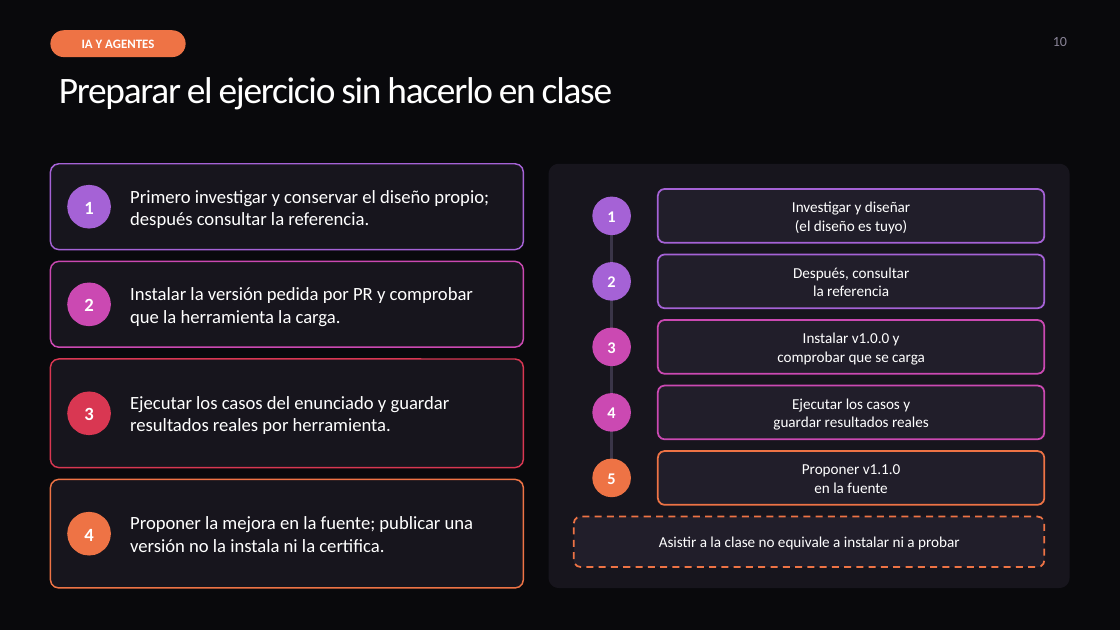
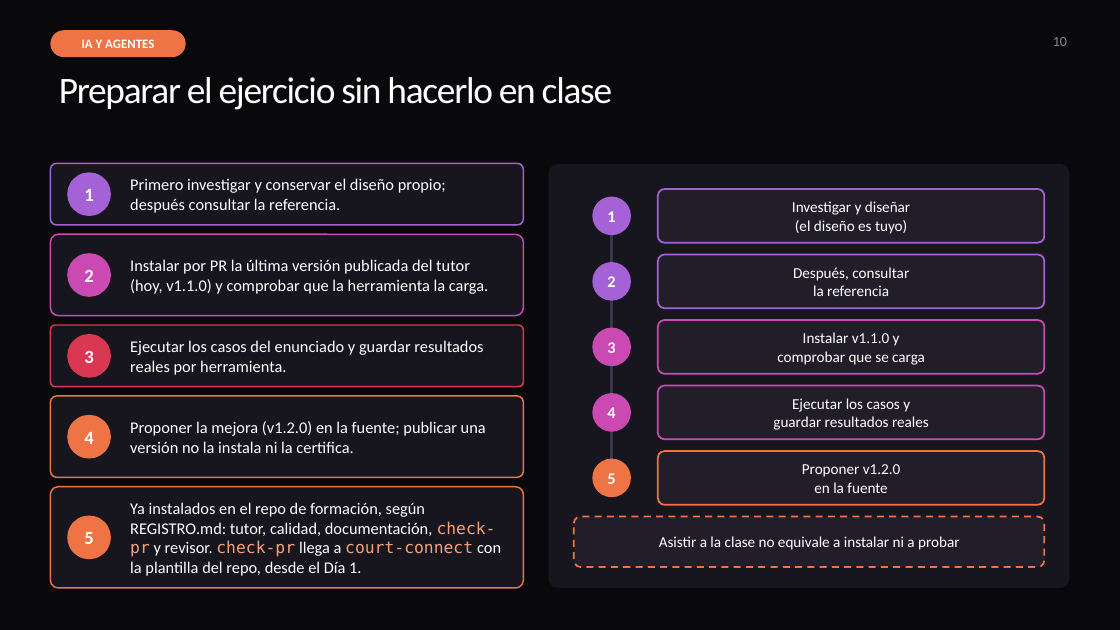
Before and after one commit to ybenzina/formacion-dotnet-junior, a slide deck: slide 10 of docs/masterclasses/masterclass-ai-agents.pptx. Drawn at 1120x630 pixels with LibreOffice and Linux fonts; fonts in the diff are those of the drawing. Boxes give left, top, right and bottom in pixels: in the first picture for what was removed or moved away, otherwise in the second. Text is boxed around its words. In the diff, an @@ line names an element or a change of style, - is before the commit and + after.

```diff
--- a/docs/masterclasses/masterclass-ai-agents.pptx
+++ b/docs/masterclasses/masterclass-ai-agents.pptx
@@ rounded rectangle: place and size @@
-rounded rectangle at (50,164,523,250)
+rounded rectangle at (50,163,523,224)
@@ ellipse "1": place and size @@
-ellipse "1" at (67,185,111,229)
+ellipse "1" at (67,172,111,216)
@@ text "Primero investigar y conservar el ..." at (130,178,446,213): size 16 to 14 pt @@
@@ rounded rectangle: place and size @@
-rounded rectangle at (50,261,523,347)
+rounded rectangle at (50,234,523,316)
@@ ellipse "2": place and size @@
-ellipse "2" at (67,282,111,326)
+ellipse "2" at (67,253,111,297)
@@ text at (130,259,488,294): text changed; size 16 to 14 pt @@
-Instalar la versión pedida por PR y comprobar que la herramienta la carga.
+Instalar por PR la última versión publicada del tutor (hoy, v1.1.0) y comprobar que la herramienta la carga.
@@ rounded rectangle: place and size @@
-rounded rectangle at (50,359,523,467)
+rounded rectangle at (50,325,523,386)
@@ text "Ejecutar los casos del enunciado ..." at (130,340,483,375): size 16 to 14 pt @@
@@ text "Ejecutar los casos del enunciado ...": place and size @@
-text "Ejecutar los casos del enunciado ..." at (130,396,450,434)
+text "Ejecutar los casos del enunciado ..." at (130,340,483,375)
@@ ellipse "3": place and size @@
-ellipse "3" at (67,392,111,435)
+ellipse "3" at (67,334,111,378)
@@ text in rounded rectangle at (803,332,900,346): text changed @@
-Instalar v1.0.0 y
+Instalar v1.1.0 y
@@ rounded rectangle: place and size @@
-rounded rectangle at (50,480,523,588)
+rounded rectangle at (50,396,523,477)
@@ ellipse "4": place and size @@
-ellipse "4" at (67,512,111,555)
+ellipse "4" at (67,415,111,459)
@@ text at (130,421,486,453): text changed; size 16 to 14 pt @@
-Proponer la mejora en la fuente; publicar una versión no la instala ni la certifica.
+Proponer la mejora (v1.2.0) en la fuente; publicar una versión no la instala ni la certifica.
@@ text in rounded rectangle at (802,464,900,477): text changed @@
-Proponer v1.1.0
+Proponer v1.2.0
@@ rounded rectangle added at (50,486,523,588), fill #17151D, outline #EE7345 1.25 pt @@
@@ text added at (130,502,501,576), 14 pt, text #FFFFFF @@
+Ya instalados en el repo de formación, según REGISTRO.md: tutor, calidad, documentación, check-pr y revisor. check-pr llega a court‑connect con la plantilla del repo, desde el Día 1.
@@ ellipse added at (67,516,111,560), fill #EE7345, 16 pt, text #FFFFFF, bold @@
+5
```
Also in this commit, not shown: 9 other slides changed, 50 other files.
